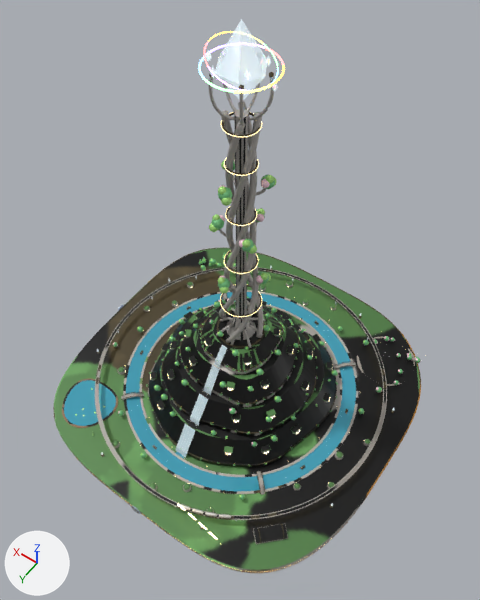
What one commit did to the FBX model SpaceStation/Assets/_Project/Art/Models/Modules/SM_Evo_OrbitalCity.fbx.
Before and after are seen from a 50 mm lens placed at (-4.98, 2.2, 8.29), pointed at (-2.21, -1.68, 2.2). Every picture has the same lights, and +X, +Y and +Z are marked at lower left. The first picture is the older version. Where no turn or scale is listed for an object, it has been applied to the vertices. Vertices at exactly the same position are counted once.

Before the edit, the objects in view are built like this:
```python
ob_emblem_fx_orbitalcity = bpy.data.objects.new('Emblem_Fx_OrbitalCity', me_emblem_fx_orbitalcity_004)
ob_emblem_fx_orbitalcity.location = (0.0, 0.0, 0.0)
ob_smn_evo_orbitalcity = bpy.data.objects.new('SMN_Evo_OrbitalCity', me_smn_evo_orbitalcity_004)
ob_smn_evo_orbitalcity.location = (0.0, 0.0, 0.0)
```
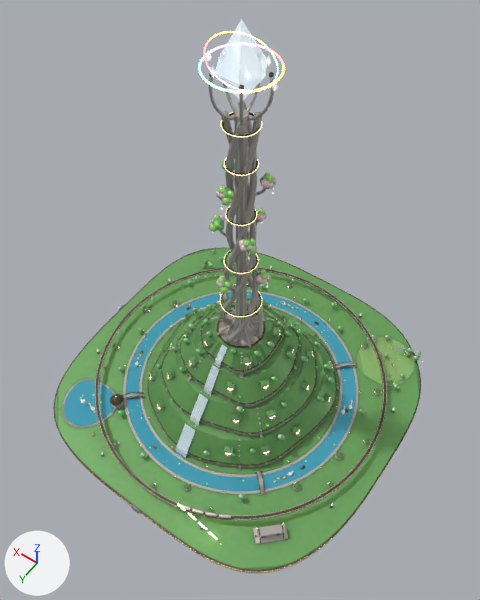
Edits to the bpy script that builds the scene:
```text
Change me_smn_evo_orbitalcity_004:
    used by ob_smn_evo_orbitalcity; location = (0.0, 0.0, 0.0)
    remove me_smn_evo_orbitalcity_004.from_pydata(...)  # 39590 vertices, 49630 faces; spans x -4.39..0.38, y -4.39..0.38, z -0.42..4.98
    add me_smn_evo_orbitalcity_004.from_pydata(...)  # 51872 vertices, 66020 faces; spans x -4.39..0.38, y -4.39..0.38, z -0.42..4.98
    me_smn_evo_orbitalcity_004 part 1: 426 loose pieces with 8244 vertices, spanning x -3.9..-0.07, y -3.97..-0.06, z -0.26..1.22, are deleted
    me_smn_evo_orbitalcity_004 part 2: 1169 vertices moved within x -3.99..-0.07, y -3.99..-0.14, z -0.26..1.18; 8251 vertices removed from x -4.06..0.06, y -4.02..0.08, z -0.26..1.21; 26955 vertices added at x -4.05..0.07, y -4.02..0.06, z -0.26..1.22
    me_smn_evo_orbitalcity_004 part 3: 1722 vertices added at x -2.34..-1.66, y -2.35..-1.65, z 2.18..3.76
    me_smn_evo_orbitalcity_004 part 4: 3766 kept faces spanning x -4.39..0.38, y -4.39..0.38, z -0.42..4.5 get new texture (UV) coordinates
    other edits to the shape of me_smn_evo_orbitalcity_004 do not show in these pictures
```

Where the change shows, as pixel boxes [x1, y1, x2, y2] in the pictures (480 x 600 px):
part 1 of me_smn_evo_orbitalcity_004, deleted: before [75, 252, 412, 463]
part 2 of me_smn_evo_orbitalcity_004, built on: before [94, 259, 421, 513]; after [80, 248, 421, 538]
part 3 of me_smn_evo_orbitalcity_004, added: after [211, 160, 276, 288]
part 4 of me_smn_evo_orbitalcity_004, surface changed (lighter): [54, 114, 421, 573] in both
